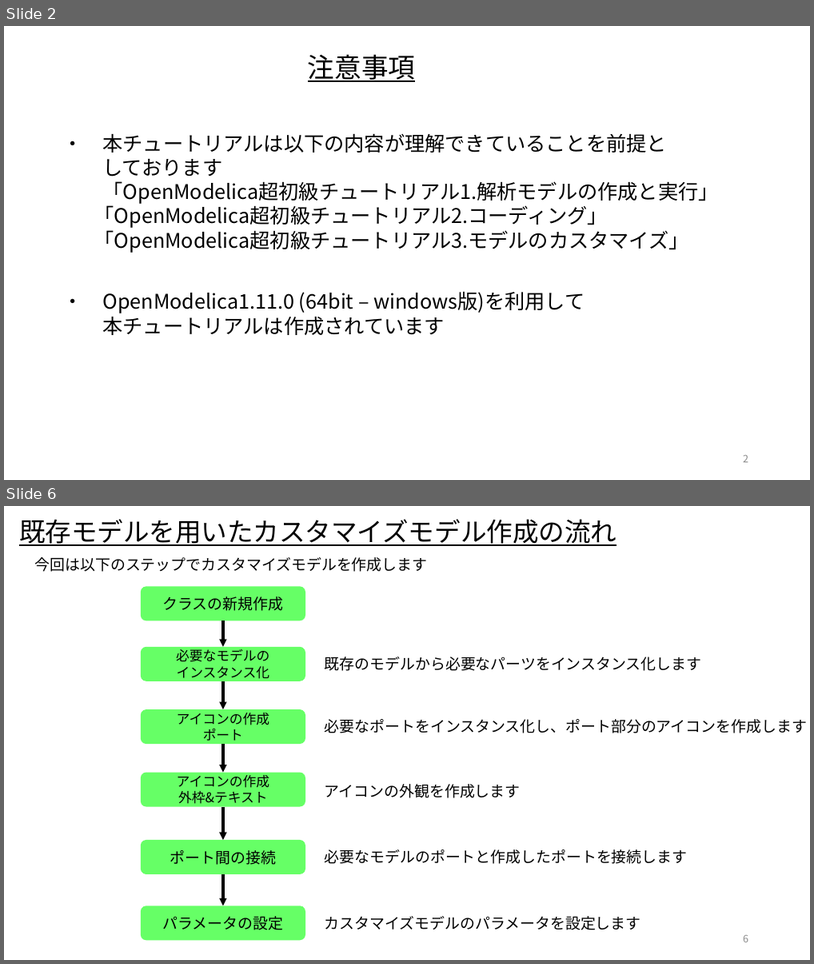
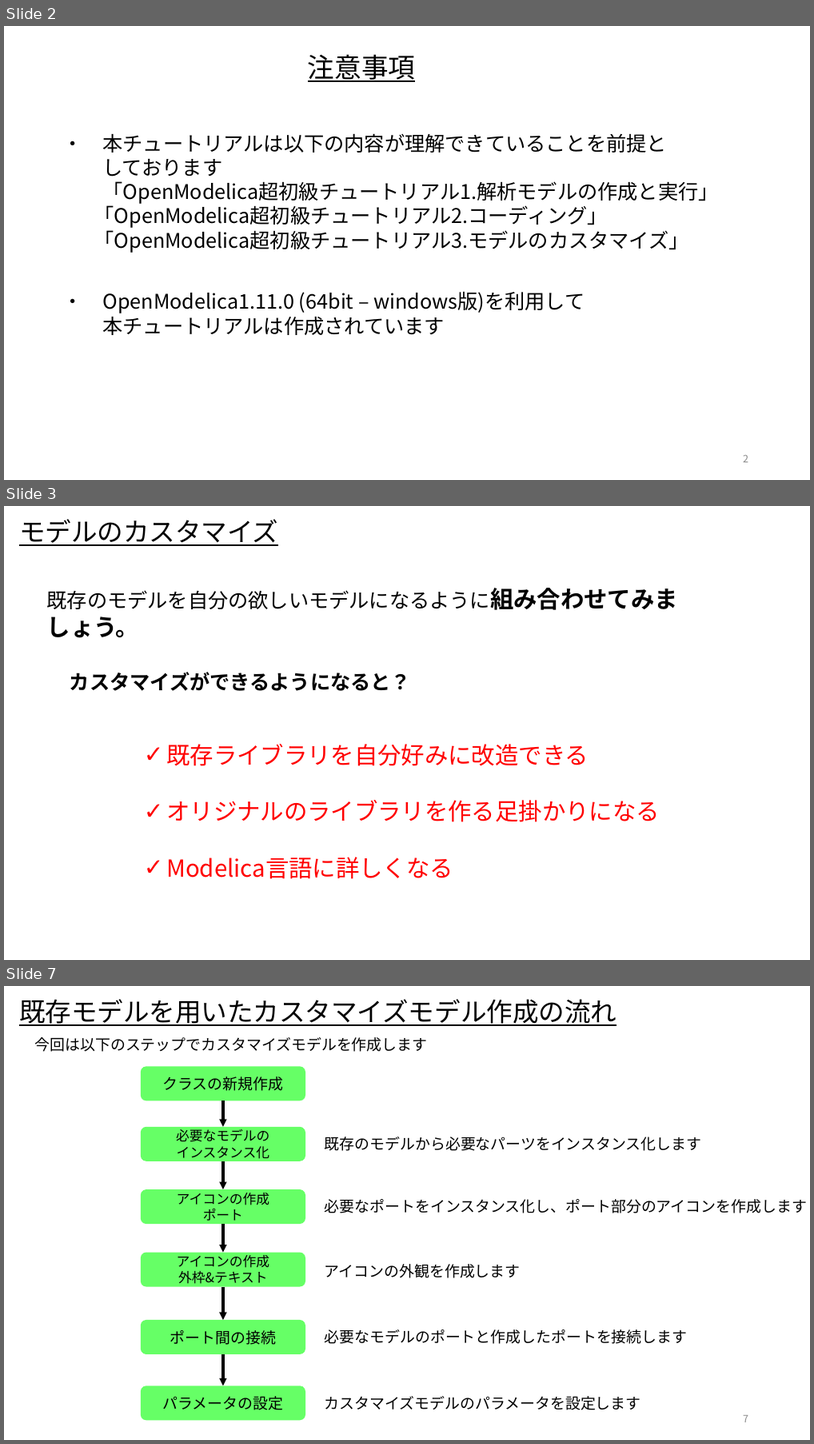
Before and after one commit to UedaShigenori/OpenModelica_Tutorials_Ja, a slide deck: 4_CustomizeModel2_ParallelSprings/OpenModelica_Tutorials_4.pptx. Shown one above the other, each under a label of ours: slides 2 and 6 before the commit, slides 2, 3 and 7 after it; the slides between them are not shown. The pictures are 814x964 and 814x1444 pixels, drawn with LibreOffice and Linux fonts; fonts in the diff are those of the drawing. Boxes give left, top, right and bottom in pixels: in the first picture for what was removed or moved away, otherwise in the second. Text is boxed around its words. In the diff, an @@ line names an element or a change of style, - is before the commit and + after.

```diff
--- a/4_CustomizeModel2_ParallelSprings/OpenModelica_Tutorials_4.pptx
+++ b/4_CustomizeModel2_ParallelSprings/OpenModelica_Tutorials_4.pptx
@@ slide 3 added at box(4, 506, 810, 960), background #FFFFFF @@
@@ text added at box(19, 519, 278, 546), 31 pt, text #000000, underline @@
+モデルのカスタマイズ
@@ text added at box(47, 588, 678, 638), 24 pt, text #000000 @@
+既存のモデルを自分の欲しいモデルになるように組み合わせてみましょう。
@@ text added at box(70, 672, 411, 691), 24 pt, text #000000, bold @@
+カスタマイズができるようになると？
@@ text added at box(166, 744, 660, 879), 28 pt, text #FF0000 @@
+✓ 既存ライブラリを自分好みに改造できる
+✓ オリジナルのライブラリを作る足掛かりになる
+✓ Modelica言語に詳しくなる
@@ what was slide 6 is now slide 7 @@
@@ page number at box(743, 1415, 749, 1422): text changed @@
-6
+7
```
Also in this commit, not shown: 3 slides changed, 3 other files.
